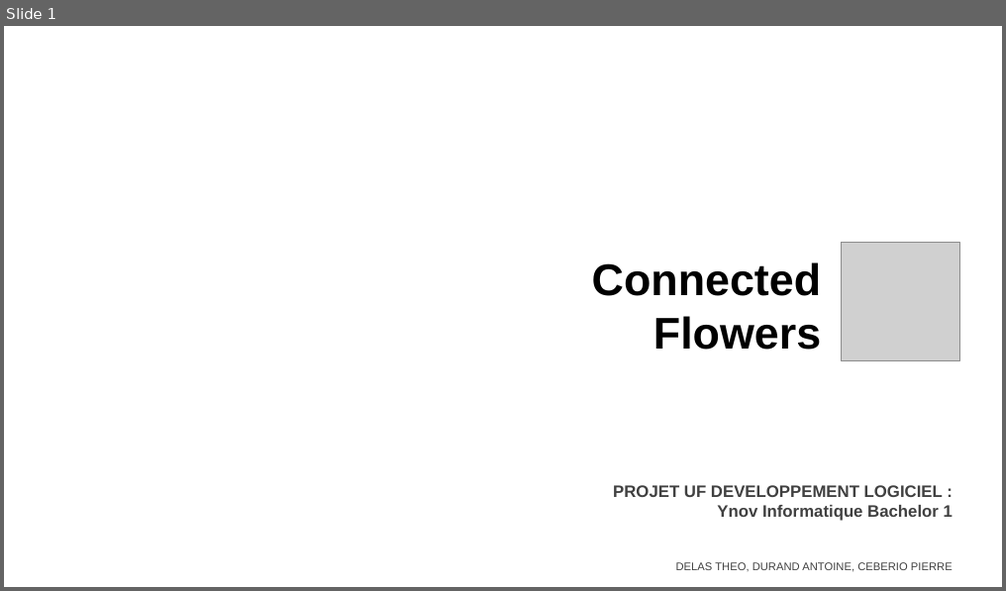
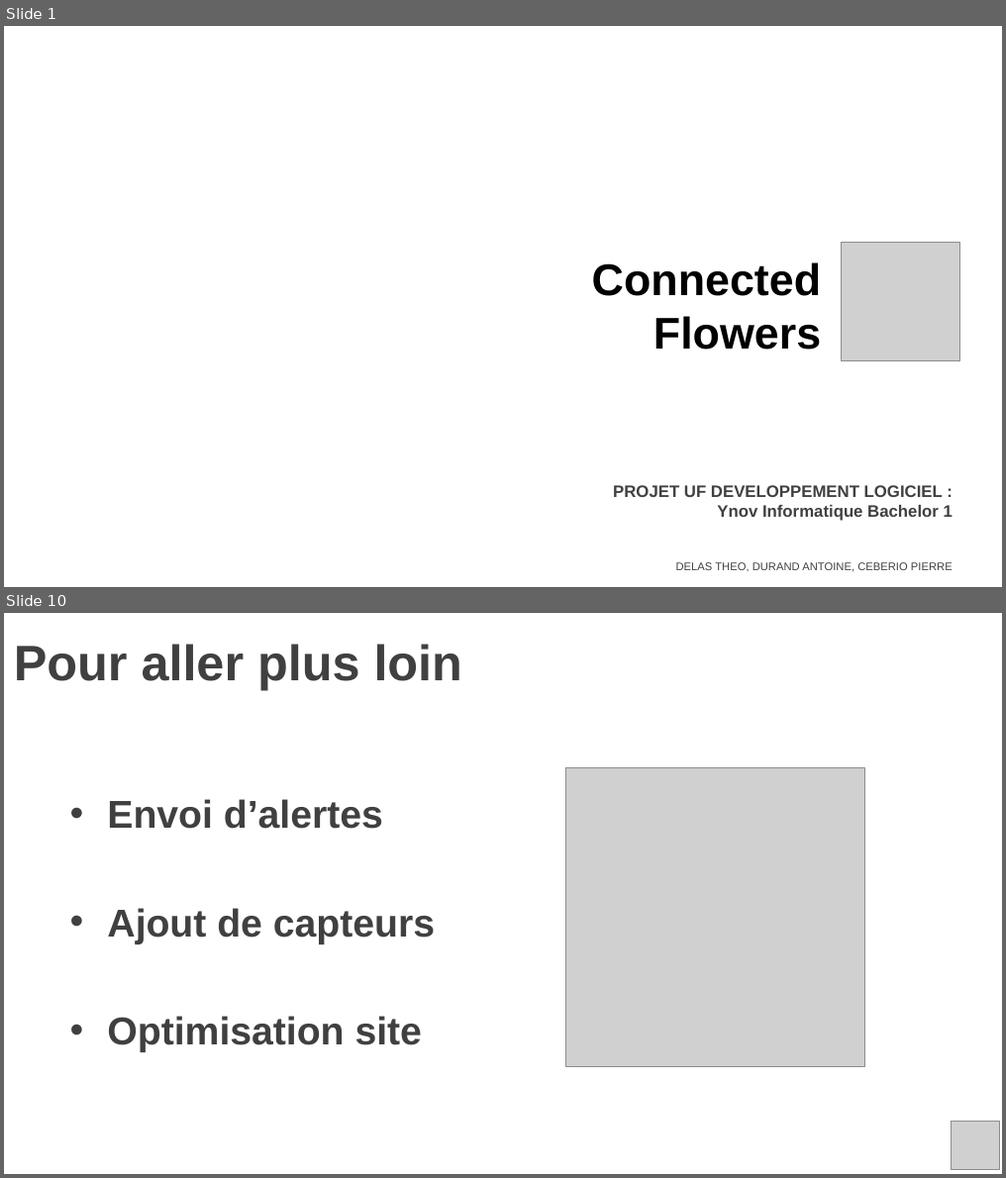
Before and after one commit to theoDELAS/Plante_Connectee, a slide deck: pres_plante_co.pptx. Shown one above the other, each under a label of ours: slide 1 before the commit, slides 1 and 10 after it; the slides between them are not shown. The pictures are 1006x591 and 1006x1178 pixels, drawn with LibreOffice and Linux fonts; fonts in the diff are those of the drawing; grey boxes stand for pictures; background and template pictures are left out. Boxes give left, top, right and bottom in pixels: in the first picture for what was removed or moved away, otherwise in the second. Text is boxed around its words. In the diff, an @@ line names an element or a change of style, - is before the commit and + after.

```diff
--- a/pres_plante_co.pptx
+++ b/pres_plante_co.pptx
@@ slide 10 added at bbox=[4, 613, 1002, 1174], background picture (left out) @@
@@ title added at bbox=[14, 644, 462, 690], 36 pt, text #404040, bold @@
+Pour aller plus loin
@@ picture added at bbox=[566, 767, 865, 1067] @@
@@ text added at bbox=[107, 799, 435, 1053], 28 pt, text #404040, bold @@
+• Envoi d’alertes
+• Ajout de capteurs
+• Optimisation site
@@ picture added at bbox=[951, 1122, 999, 1169] @@
```
Also in this commit, not shown: 2 slides changed, 7 other slides added.
